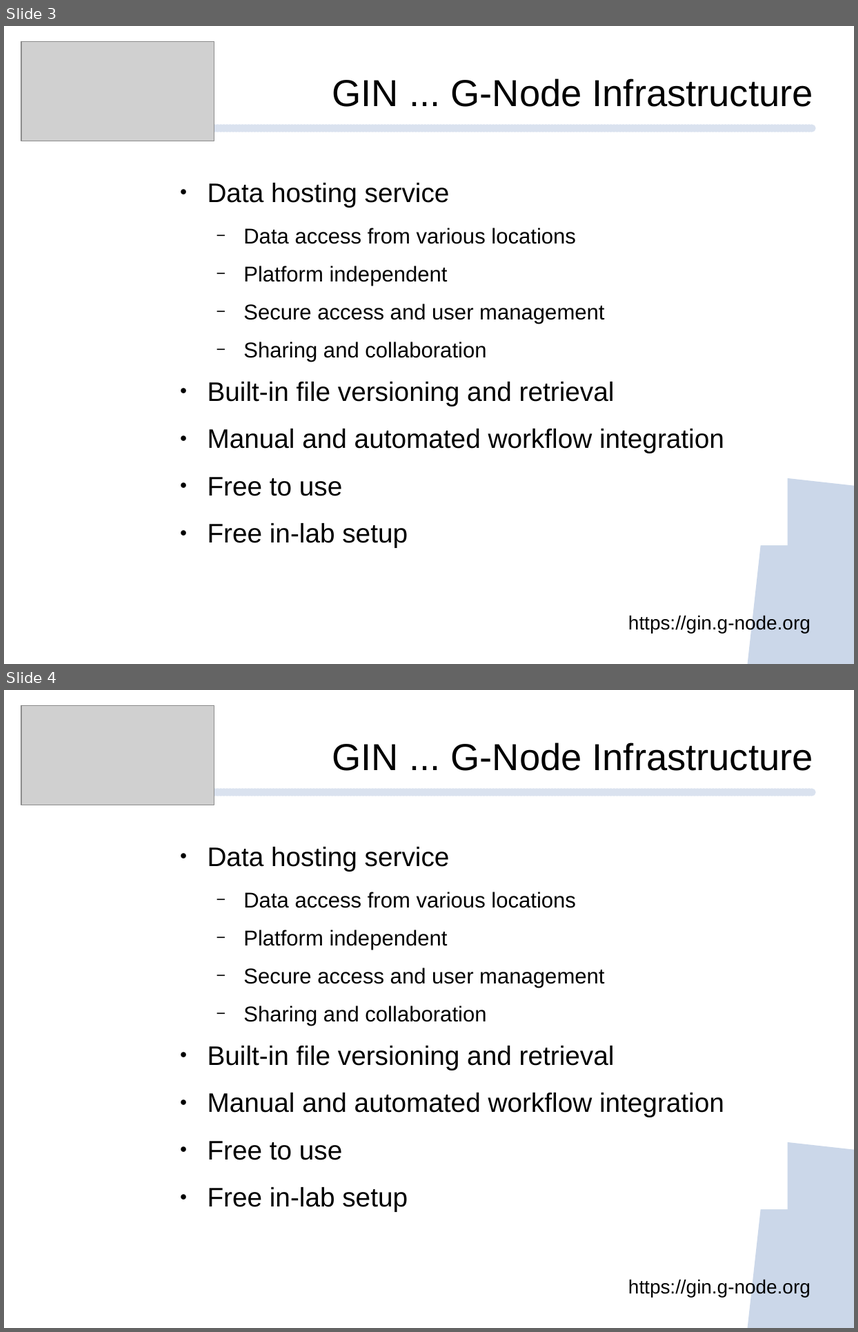
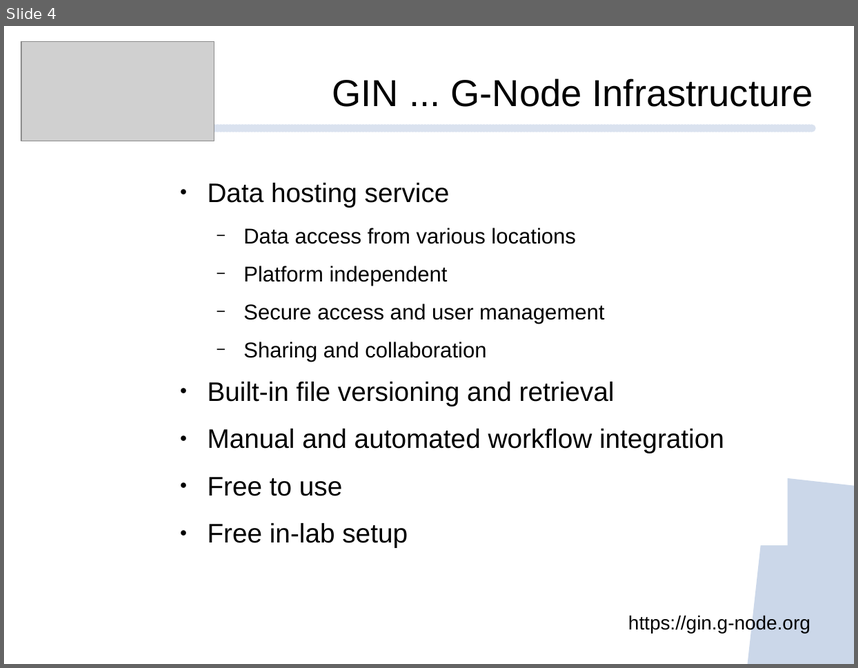
Before and after one commit to mpsonntag/prespost, a slide deck: 202009_BCCN_online/202009_BCCN_Online_conference.odp. Shown one above the other, each under a label of ours: slides 3 and 4 before the commit, slide 4 after it. The pictures are 858x1332 and 858x668 pixels, drawn with LibreOffice and Linux fonts; fonts in the diff are those of the drawing; grey boxes stand for pictures; background and template pictures are left out. Boxes give left, top, right and bottom in pixels: in the first picture for what was removed or moved away, otherwise in the second. Text is boxed around its words. In the diff, an @@ line names an element or a change of style, - is before the commit and + after.

```diff
--- a/202009_BCCN_online/202009_BCCN_Online_conference.odp
+++ b/202009_BCCN_online/202009_BCCN_Online_conference.odp
@@ slide 3 removed at [4,26,854,664], background #FFFFFF; not listed: 2 template elements that a slide beside it also shows @@
@@ picture removed at [21,41,214,141] @@
@@ text removed at [332,78,813,107] @@
-GIN ... G-Node Infrastructure
@@ text removed at [208,183,724,548] @@
-● Data hosting service
-  − Data access from various locations
-  − Platform independent
-  − Secure access and user management
-  − Sharing and collaboration
-● Built-in file versioning and retrieval
-● Manual and automated workflow integration
-● Free to use
-● Free in-lab setup
@@ text removed at [628,614,811,633] @@
-https://gin.g-node.org
```
Also in this commit, not shown: 6 slides changed, 3 slides added, 2 other slides removed.
